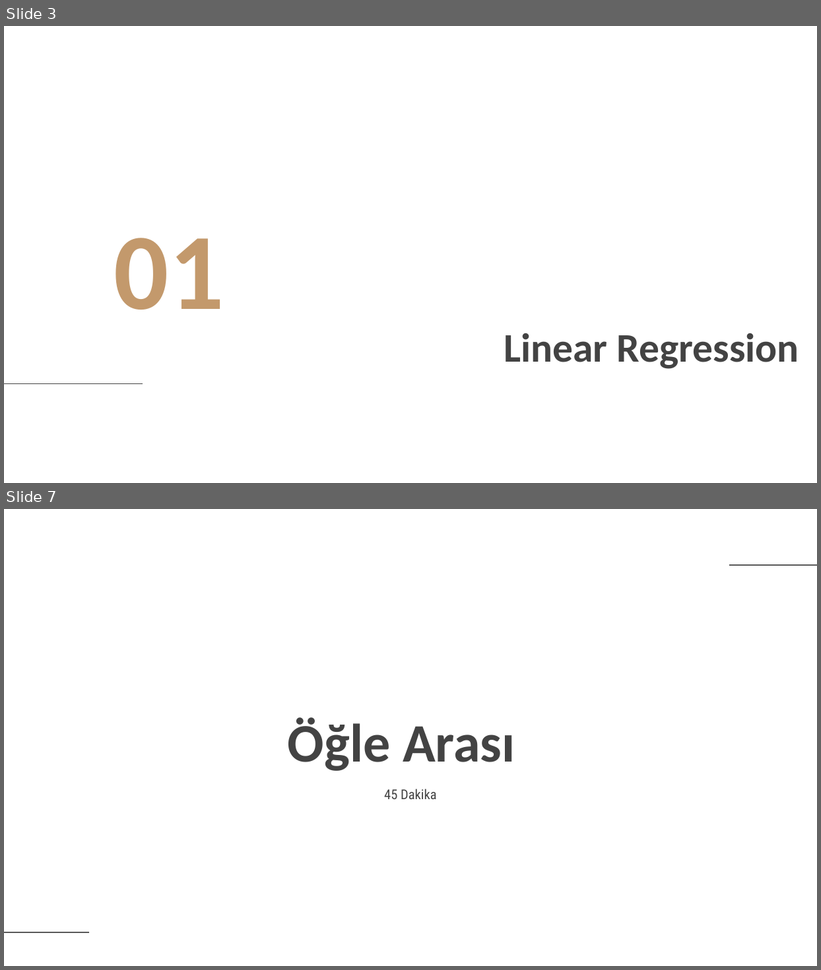
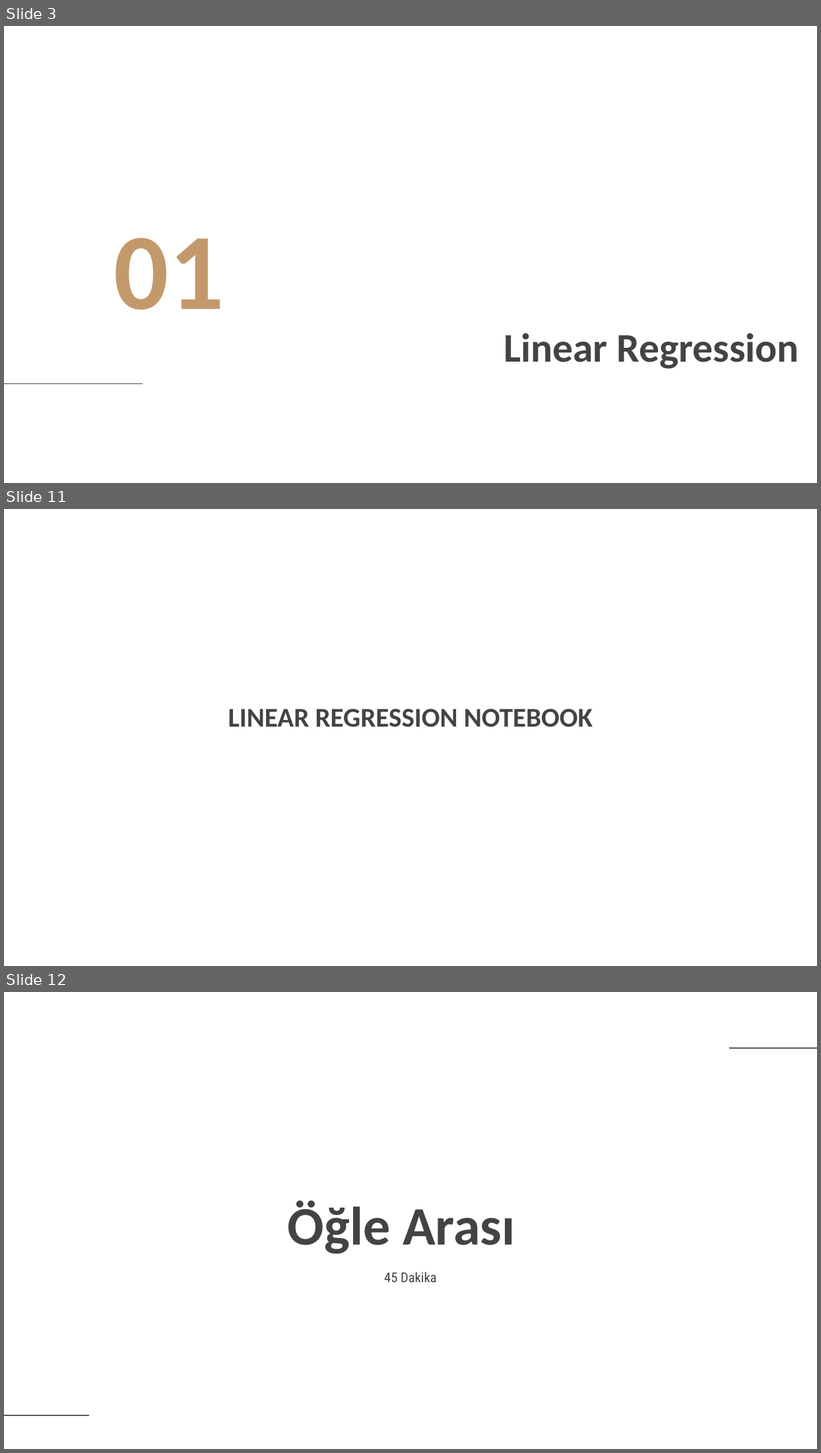
Before and after one commit to glosaCarbon/kodluyoruz_carbon_veri_bilimi_bootcamp, a slide deck: week3/Kodluyoruz_Carbon_Bootcamp_Week03.pptx. Shown one above the other, each under a label of ours: slides 3 and 7 before the commit, slides 3, 11 and 12 after it; the slides between them are not shown. The pictures are 821x970 and 821x1453 pixels, drawn with LibreOffice and Linux fonts; fonts in the diff are those of the drawing; background and template pictures are left out. Boxes give left, top, right and bottom in pixels: in the first picture for what was removed or moved away, otherwise in the second. Text is boxed around its words. In the diff, an @@ line names an element or a change of style, - is before the commit and + after.

```diff
--- a/week3/Kodluyoruz_Carbon_Bootcamp_Week03.pptx
+++ b/week3/Kodluyoruz_Carbon_Bootcamp_Week03.pptx
@@ slide 11 added at <box>4,509,817,966</box>, background picture (left out) @@
@@ title added at <box>228,709,593,727</box>, 24 pt, text #434343, bold @@
+LINEAR REGRESSION NOTEBOOK
@@ what was slide 7 is now slide 12 @@
```
Also in this commit, not shown: 1 slide changed, 11 other slides added, 2 slides removed.
